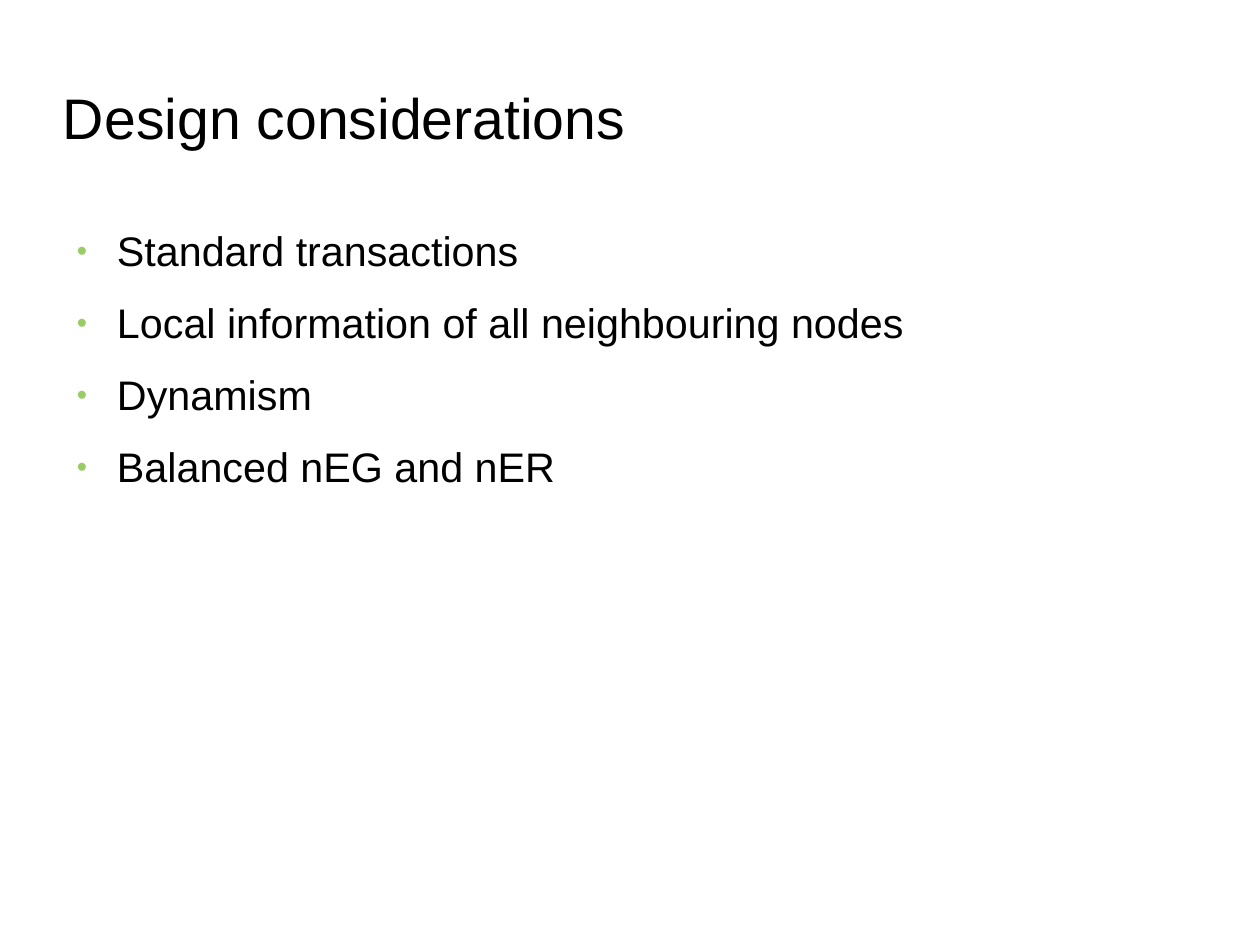
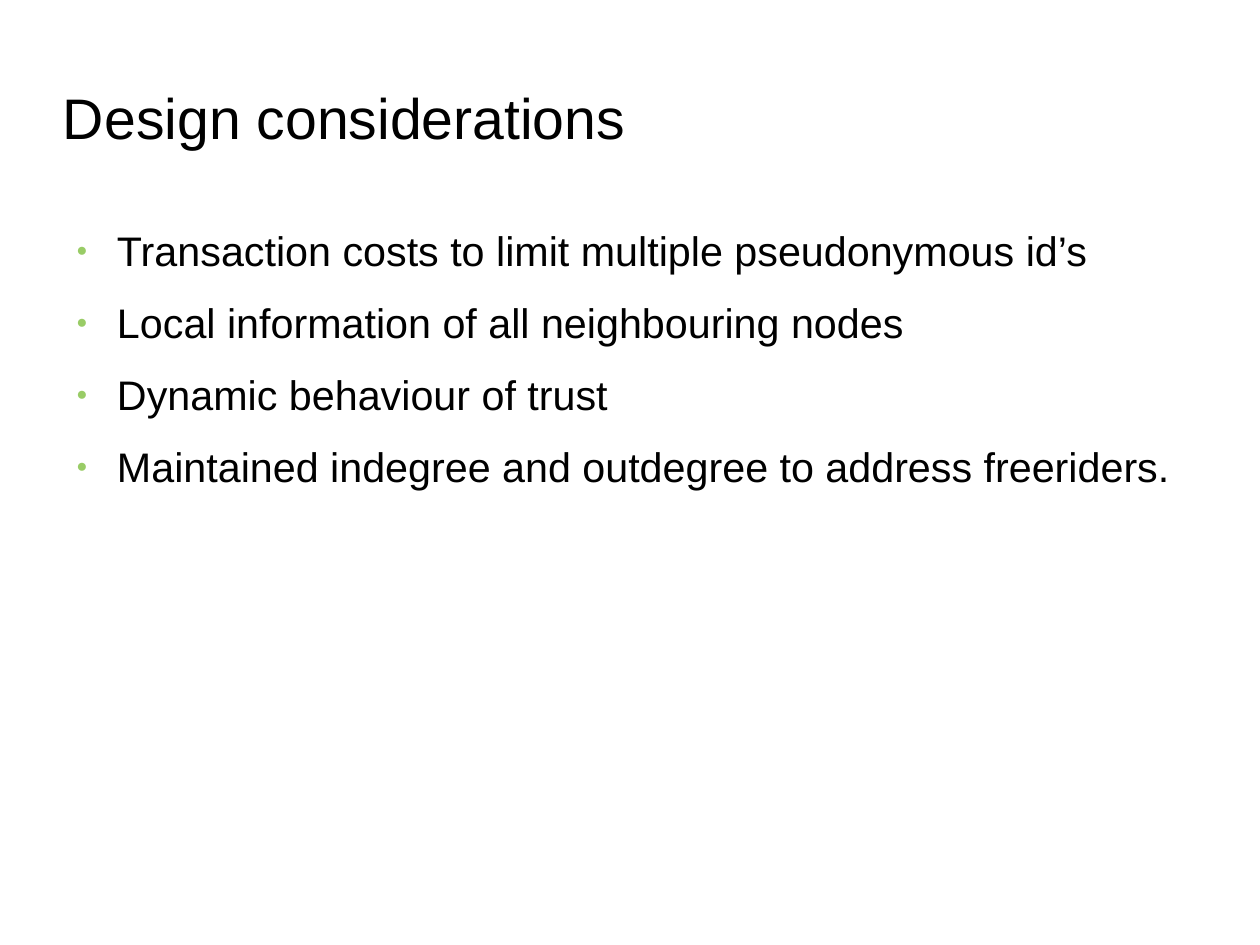
Before and after one commit to s2-t2/blockchain_reputation_system, a slide deck: slide 18 of documents/Presentation/Presentation.odp (slide 19 before the commit). Drawn at 1260x945 pixels with LibreOffice and Linux fonts; fonts in the diff are those of the drawing; background and template pictures are left out. Boxes give left, top, right and bottom in pixels: in the first picture for what was removed or moved away, otherwise in the second. Text is boxed around its words. In the diff, an @@ line names an element or a change of style, - is before the commit and + after.

```diff
--- a/documents/Presentation/Presentation.odp
+++ b/documents/Presentation/Presentation.odp
@@ text at <box>117,236,1087,274</box>: text changed @@
-● Standard transactions
+● Transaction costs to limit multiple pseudonymous id’s
@@ text at <box>117,380,1170,490</box>: text changed @@
-● Dynamism
-● Balanced nEG and nER
+● Dynamic behaviour of trust
+● Maintained indegree and outdegree to address freeriders.
```
Also in this commit, not shown: 4 other slides changed, 1 slide added, 2 slides removed, 1 other file.
